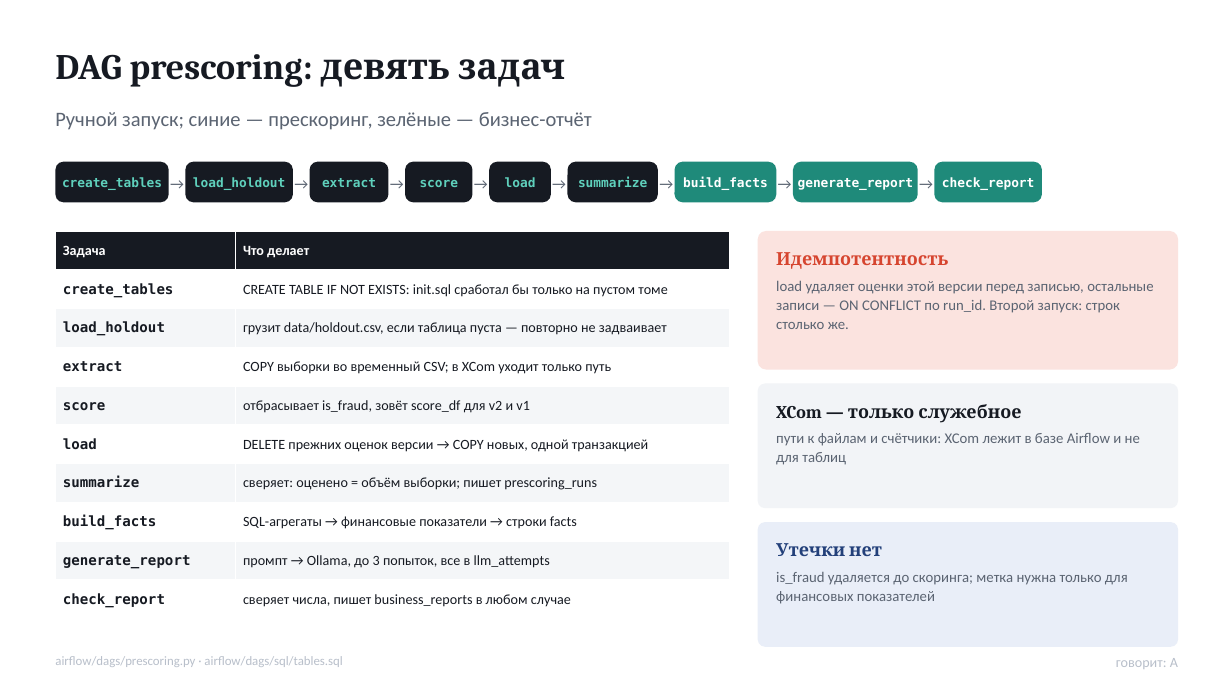
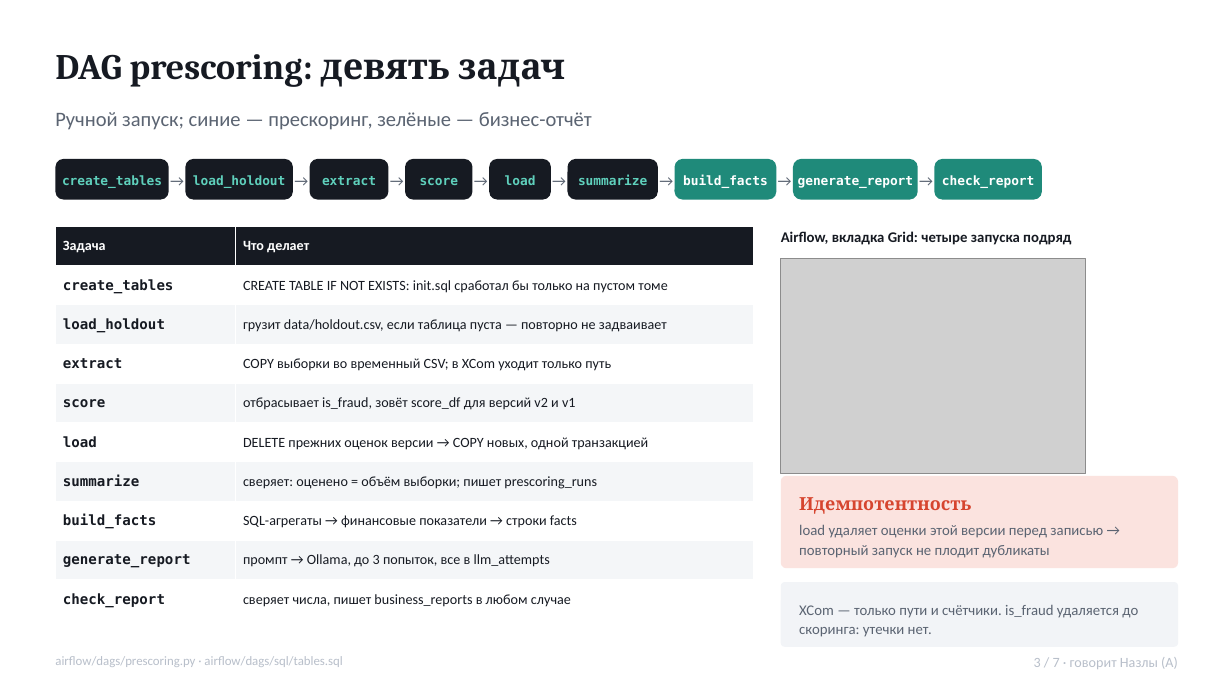
Before and after one commit to shrailymadil-debug/antifraud, a slide deck: slide 3 of docs/presentations/Неделя6_презентация.pptx. Drawn at 1232x693 pixels with LibreOffice and Linux fonts; fonts in the diff are those of the drawing; grey boxes stand for pictures. Boxes give left, top, right and bottom in pixels: in the first picture for what was removed or moved away, otherwise in the second. Text is boxed around its words. In the diff, an @@ line names an element or a change of style, - is before the commit and + after.

```diff
--- a/docs/presentations/Неделя6_презентация.pptx
+++ b/docs/presentations/Неделя6_презентация.pptx
@@ table at bbox=[55, 226, 753, 619] @@
-row 5, column 2: отбрасывает is_fraud, зовёт score_df для v2 и v1
+row 5, column 2: отбрасывает is_fraud, зовёт score_df для версий v2 и v1
@@ table: place and size @@
-table at bbox=[55, 231, 730, 619]
+table at bbox=[55, 226, 753, 619]
@@ rounded rectangle removed at bbox=[758, 231, 1178, 370] @@
@@ text added at bbox=[781, 231, 1071, 245], 11.5 pt, text #161A22, bold @@
+Airflow, вкладка Grid: четыре запуска подряд
@@ picture added at bbox=[781, 259, 1086, 474] @@
@@ text removed at bbox=[776, 280, 1153, 329] @@
-load удаляет оценки этой версии перед записью, остальные записи — ON CONFLICT по run_id. Второй запуск: строк столько же.
@@ text removed at bbox=[776, 433, 1140, 465] @@
-пути к файлам и счётчики: XCom лежит в базе Airflow и не для таблиц
@@ rounded rectangle: place and size @@
-rounded rectangle at bbox=[758, 384, 1178, 508]
+rounded rectangle at bbox=[781, 476, 1178, 568]
@@ rounded rectangle at bbox=[781, 476, 1178, 568]: fill #F2F4F7 to #FBE3DF @@
@@ text "Идемпотентность": place and size @@
-text "Идемпотентность" at bbox=[776, 252, 948, 269]
+text "Идемпотентность" at bbox=[799, 497, 971, 514]
@@ text at bbox=[799, 524, 1103, 558]: text changed; size 14 to 11.5 pt; font Cambria to Calibri; text colour #161A22 to #5B6472; bold off @@
-XCom — только служебное
+load удаляет оценки этой версии перед записью → повторный запуск не плодит дубликаты
@@ text removed at bbox=[776, 572, 1128, 604] @@
-is_fraud удаляется до скоринга; метка нужна только для финансовых показателей
@@ rounded rectangle: place and size @@
-rounded rectangle at bbox=[758, 522, 1178, 647]
+rounded rectangle at bbox=[781, 582, 1178, 647]
@@ rounded rectangle at bbox=[781, 582, 1178, 647]: fill #E9EEF8 to #F2F4F7 @@
@@ text at bbox=[799, 605, 1138, 637]: text changed; size 14 to 11.5 pt; font Cambria to Calibri; text colour #23407A to #5B6472; bold off @@
-Утечки нет
+XCom — только пути и счётчики. is_fraud удаляется до скоринга: утечки нет.
@@ text at bbox=[1034, 657, 1178, 669]: text changed @@
-говорит: A
+3 / 7 · говорит Назлы (A)
```
Also in this commit, not shown: 6 other slides changed, 1 other file.
